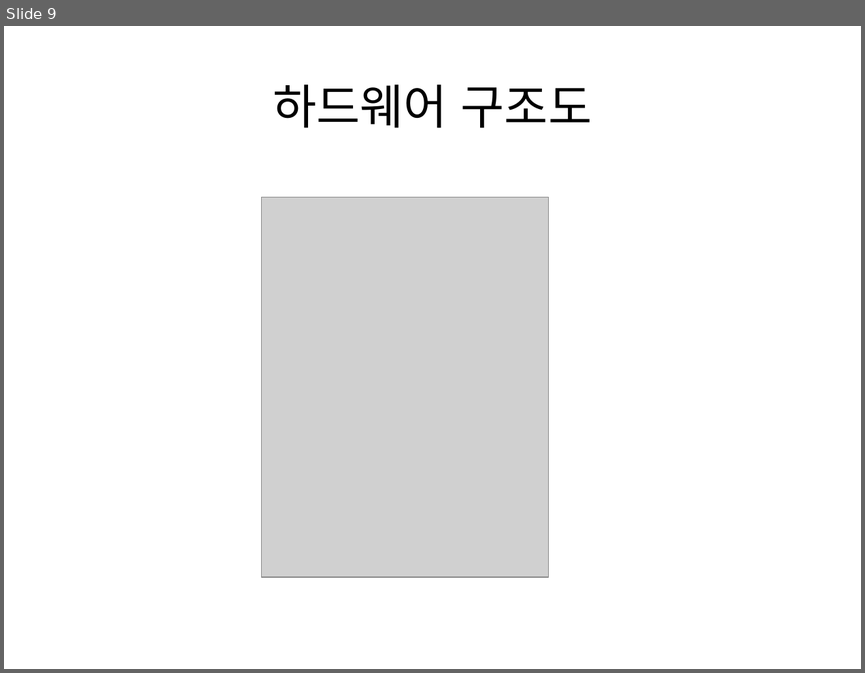
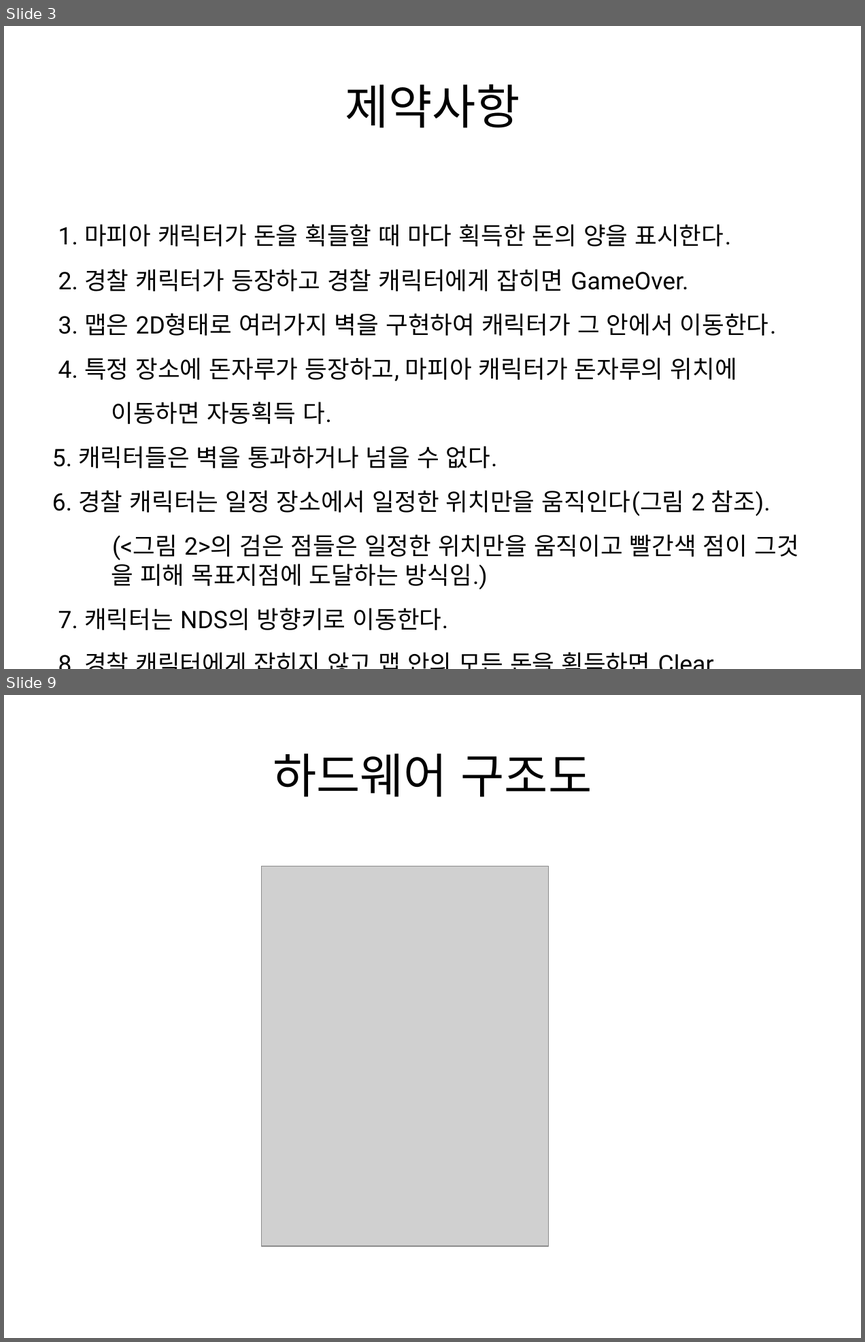
Before and after one commit to hl1itj/nds-ide, a slide deck: Term_Projects/Cash_Hunter/Cash_Hunter(프로젝트 제안발표).odp. Shown one above the other, each under a label of ours: slide 9 before the commit, slides 3 and 9 after it; the slides between them are not shown. The pictures are 865x673 and 865x1342 pixels, drawn with LibreOffice and Linux fonts; fonts in the diff are those of the drawing; grey boxes stand for pictures. Boxes give left, top, right and bottom in pixels: in the first picture for what was removed or moved away, otherwise in the second. Text is boxed around its words. In the diff, an @@ line names an element or a change of style, - is before the commit and + after.

```diff
--- a/Term_Projects/Cash_Hunter/Cash_Hunter(프로젝트 제안발표).odp
+++ b/Term_Projects/Cash_Hunter/Cash_Hunter(프로젝트 제안발표).odp
@@ slide 3 added at (4, 26, 861, 669), background #FFFFFF @@
@@ title added at (345, 84, 519, 128), 44 pt, text #000000 @@
+제약사항
@@ text added at (52, 224, 798, 630), 22.4 pt, text #000000 @@
+1. 마피아 캐릭터가 돈을 획들할 때 마다 획득한 돈의 양을 표시한다.
+2. 경찰 캐릭터가 등장하고 경찰 캐릭터에게 잡히면 GameOver.
+3. 맵은 2D형태로 여러가지 벽을 구현하여 캐릭터가 그 안에서 이동한다.
+4. 특정 장소에 돈자루가 등장하고, 마피아 캐릭터가 돈자루의 위치에
+이동하면 자동획득 다.
+5. 캐릭터들은 벽을 통과하거나 넘을 수 없다.
+6. 경찰 캐릭터는 일정 장소에서 일정한 위치만을 움직인다(그림 2 참조).
+(<그림 2>의 검은 점들은 일정한 위치만을 움직이고 빨간색 점이 그것 을 피해 목표지점에 도달하는 방식임.)
+7. 캐릭터는 NDS의 방향키로 이동한다.
+8. 경찰 캐릭터에게 잡히지 않고 맵 안의 모든 돈을 획득하면 Clear.
```
Also in this commit, not shown: 8 slides changed, 1 slide removed, 40 other files.
